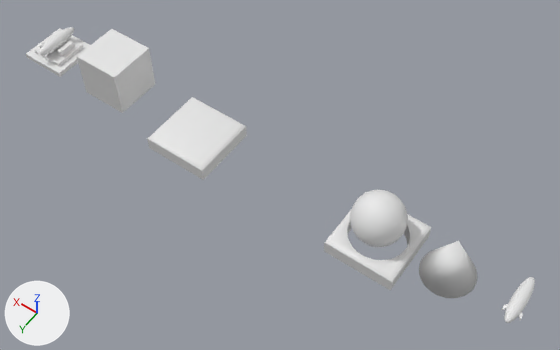
A saved change to the Blender file Blender/tiles.blend.
Camera for both pictures: a 50 mm lens placed at (-7.41, 10.51, 17.11), pointed at (0.12, -0.03, 0.55). The axes (+X, +Y, +Z) are drawn at lower left. The lights are the same throughout.

Names of what the first picture shows: 'Ball', 'Blocker', 'Breaker', 'Launcher', 'Missle', 'Tile', 'TileWithHole'.
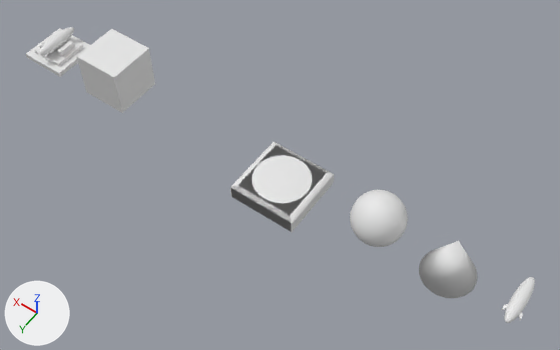
Changed parts and their boxes [x1, y1, x2, y2] in the pictures (560 x 350 px):
'Tile', mesh moved
    before: [147, 97, 247, 180]
    after: [232, 145, 334, 232]
'TileWithHole', mesh moved
    before: [324, 192, 432, 290]
    after: [230, 142, 333, 232]

Edits to the bpy script that builds the scene:
```text
Change me_cube_001:
    where me_cube_001.from_pydata(...)  # 16 vertices, 14 faces; spans x 2.0..4.0, y -1.0..1.0, z 0.0..0.49
    used by ob_tile; location = (0.0, 0.0, 0.0)
    me_cube_001 part 1: the whole mesh is moved by (-3.0, 0.0, 0.0)
Change me_cube_002:
    where me_cube_002.from_pydata(...)  # 112 vertices, 80 faces; spans x -4.01..-2.01, y -1.0..1.0, z 0.0..0.49
    used by ob_tilewithhole; location = (0.0, 0.0, 0.0)
    me_cube_002 part 2: the whole mesh is moved by (3.04, 0.0, 0.0)
```
